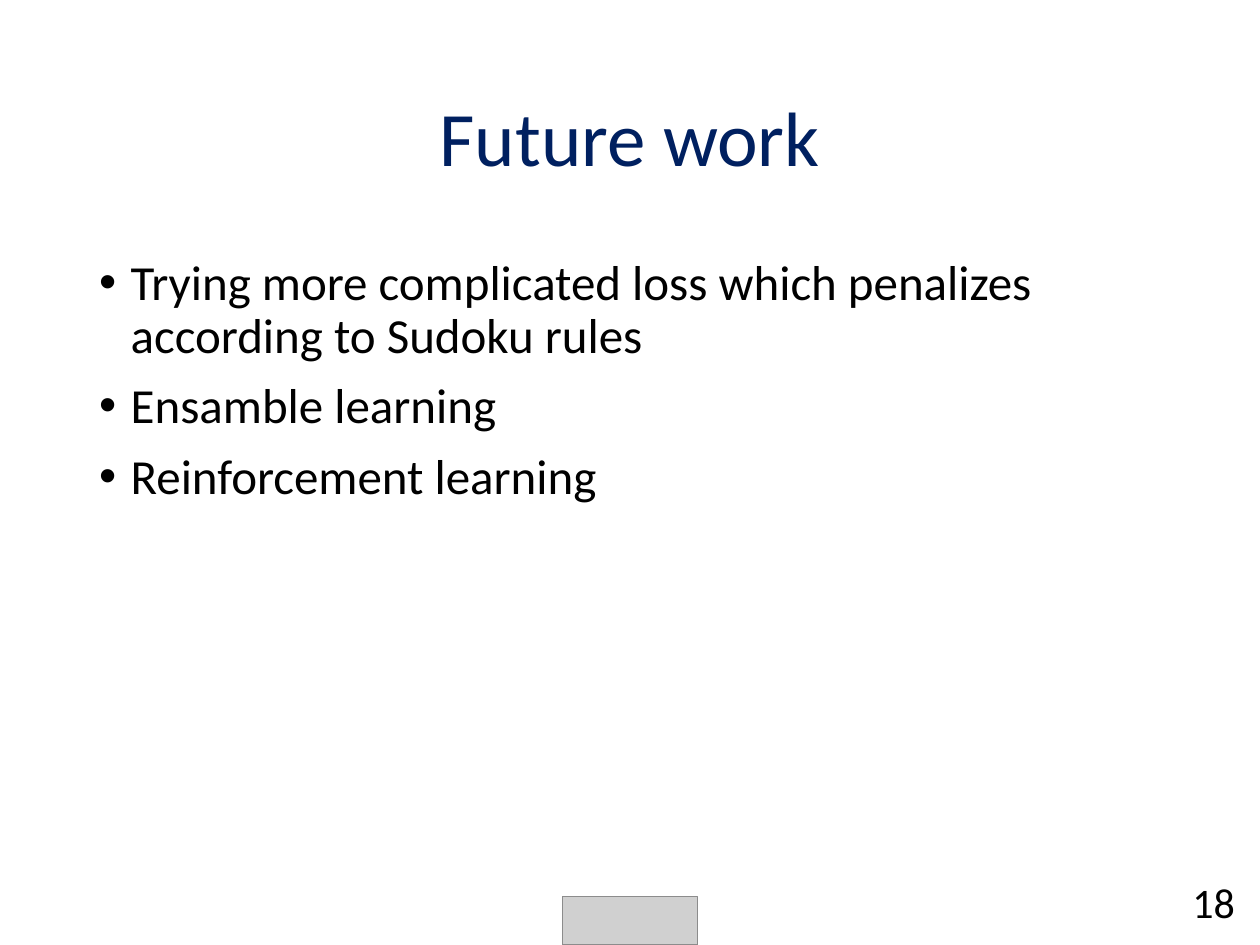
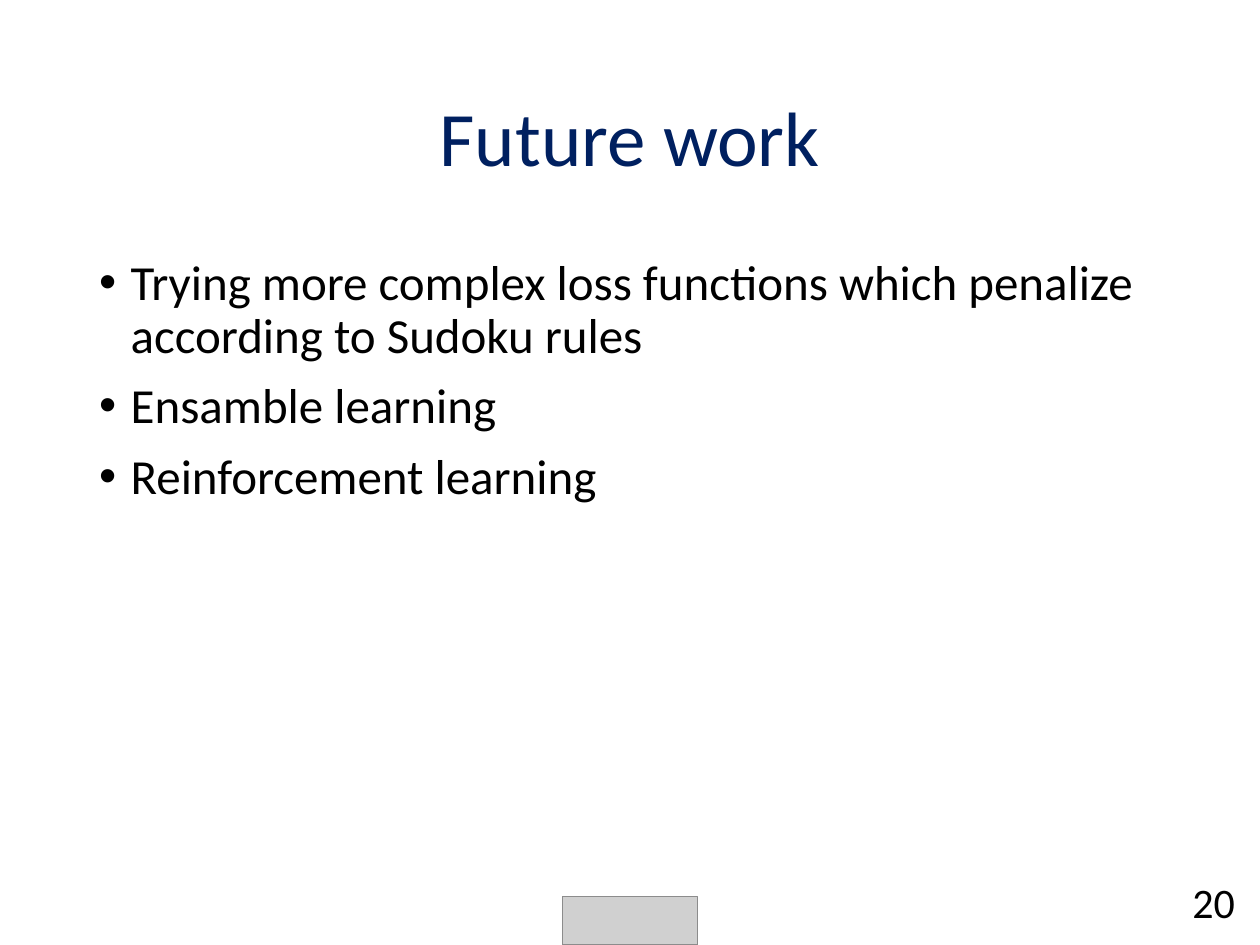
Before and after one commit to chendudai/Sudoku, a slide deck: slide 20 of Presentation/final_presentation.pptx (slide 18 before the commit). Drawn at 1260x945 pixels with LibreOffice and Linux fonts; fonts in the diff are those of the drawing; grey boxes stand for pictures. Boxes give left, top, right and bottom in pixels: in the first picture for what was removed or moved away, otherwise in the second. Text is boxed around its words. In the diff, an @@ line names an element or a change of style, - is before the commit and + after.

```diff
--- a/Presentation/final_presentation.pptx
+++ b/Presentation/final_presentation.pptx
@@ text at bbox=[131, 266, 1132, 362]: text changed @@
-• Trying more complicated loss which penalizes according to Sudoku rules
+• Trying more complex loss functions which penalize according to Sudoku rules
@@ text at bbox=[1192, 890, 1235, 919]: text changed @@
-18
+20
```
Also in this commit, not shown: 11 other slides changed, 4 slides added, 1 slide removed, 2 other files.
